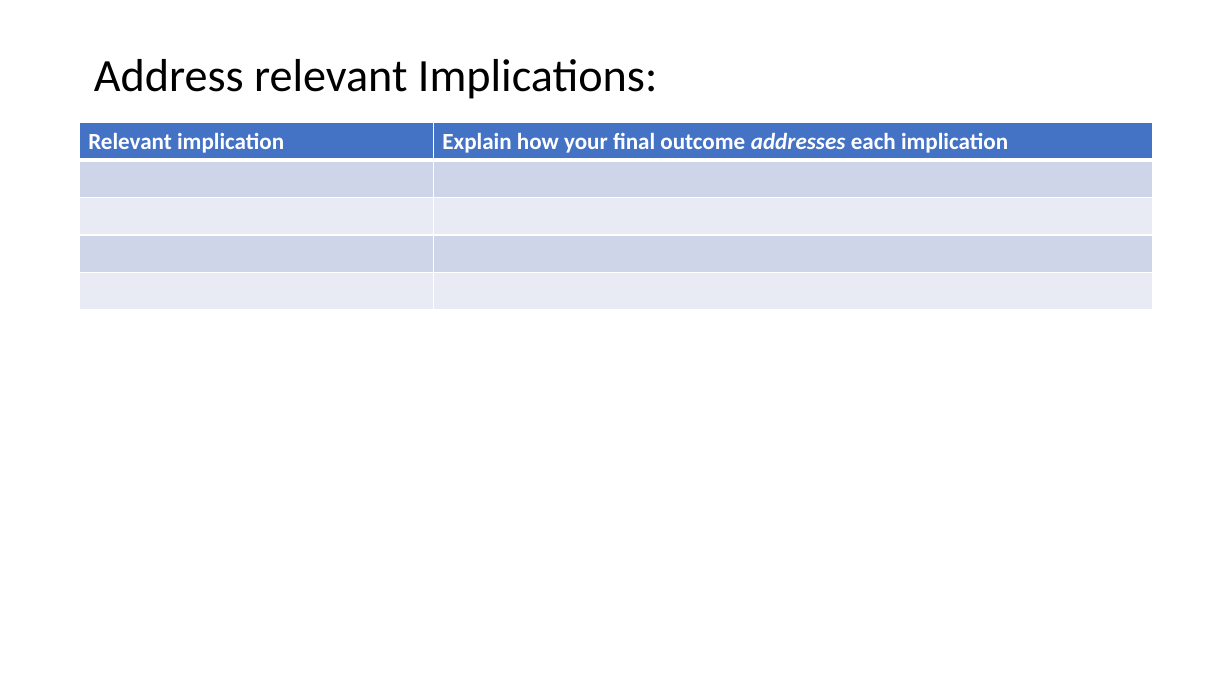
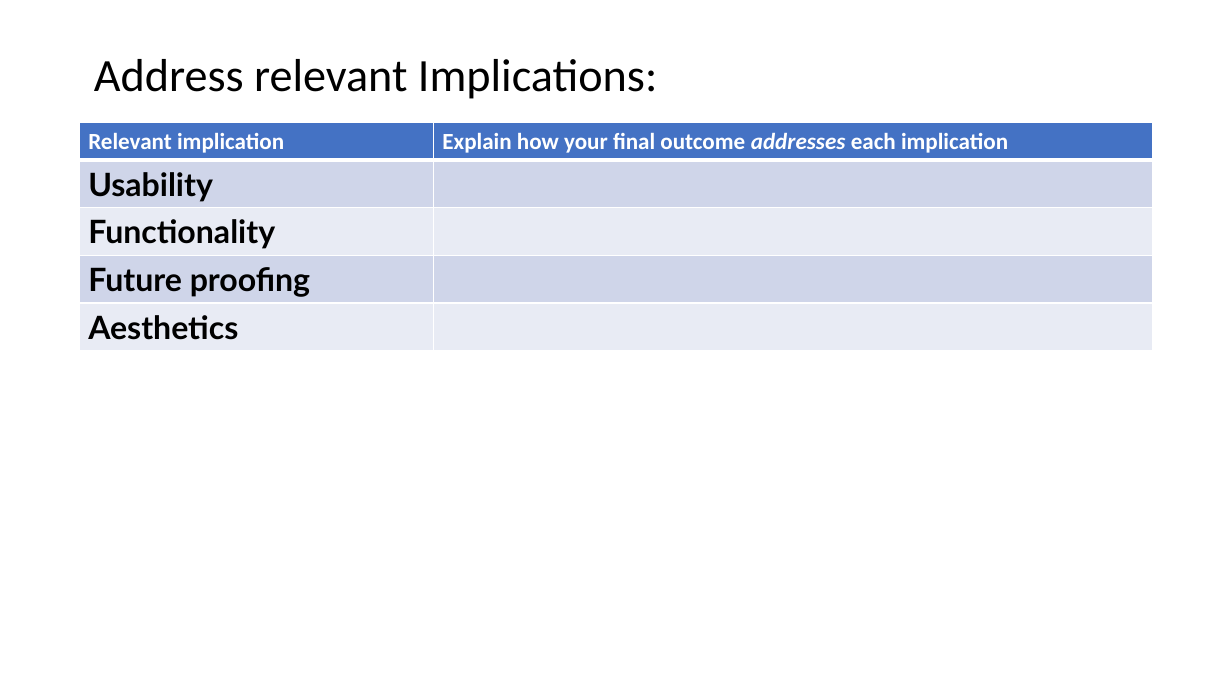
Before and after one commit to peter123321123321/Monster-Cards-Internal, a slide deck: slide 27 of 2.7 and 2.8 Documentation Template.pptx. Drawn at 1232x693 pixels with LibreOffice and Linux fonts; fonts in the diff are those of the drawing. Boxes give left, top, right and bottom in pixels: in the first picture for what was removed or moved away, otherwise in the second. Text is boxed around its words. In the diff, an @@ line names an element or a change of style, - is before the commit and + after.

```diff
--- a/2.7 and 2.8 Documentation Template.pptx
+++ b/2.7 and 2.8 Documentation Template.pptx
@@ table at (79,123,1153,351) @@
-row 2, column 1: 
+row 2, column 1: Usability
-row 3, column 1: 
+row 3, column 1: Functionality
-row 4, column 1: 
+row 4, column 1: Future proofing
-row 5, column 1: 
+row 5, column 1: Aesthetics
```
Also in this commit, not shown: 2 other slides changed, 3 other files.
